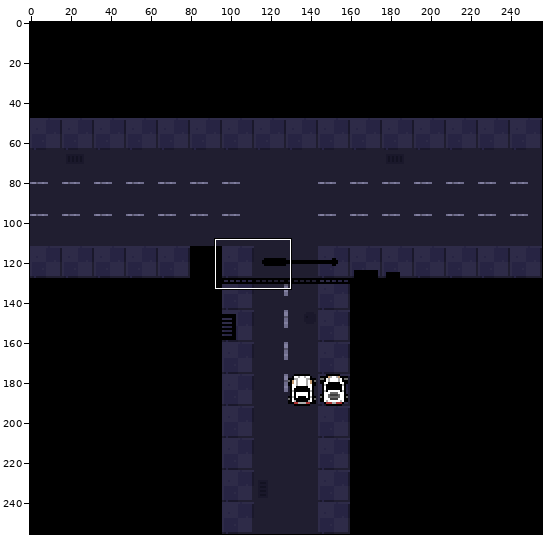
Pixel-art file, stored at art/sprite1.aseprite. The picture above shows the old version from afar; the outline marks the close-up.
Close-up. Before the commit:
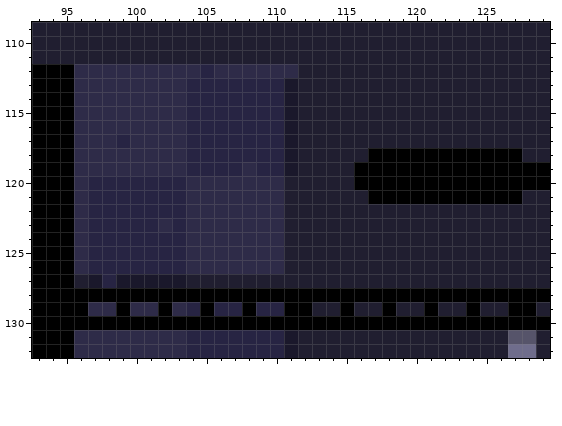
256x256 pixels, 1 frame. Colours within 5 levels of each other are drawn and written as one. Shown: x 93..129, y 109..132. The commit also changed other parts of the picture, which this record leaves out.
And afterwards:
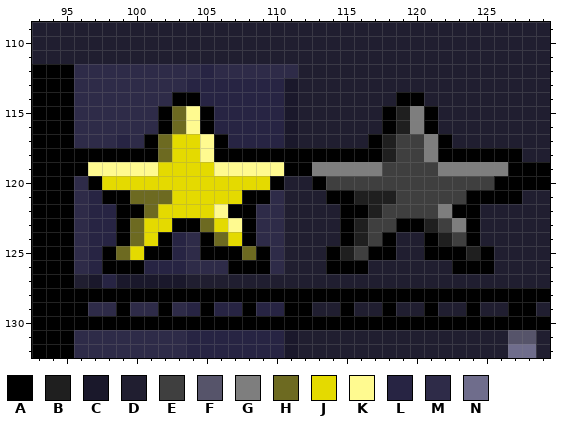
Palette (. is transparent): A #000000  B #1f1f1f  C #1a182b  D #201e30  E #3f3f3f  F #56546a  G #7e7e7e  H #6d6a21  J #e4da00  K #fffa90  L #272443  M #2e2b48  N #6f6d8c
The edit:
layer "icons" added
Layer "icons":
y 114: x 103..104 ML -> AA; x 119..120 DD -> AA
y 115..116: x 102..105 MMLL -> AHKA; x 118..121 DDDD -> ABGA
y 117: x 101..106 MMMLLL -> AHJJKA; x 117..122 DDDDDD -> ABEEGA
y 118: x 96..116 MMMMMMMMLLLLLLLCDDDDD -> AAAAAAHJJKAAAAAAAAAAA; x 118..121 AAAA -> BEEG
y 119: x 96..126 MMMMMMMMLLLLMLLCDDDDAAAAAAAAAAA -> AKKKKKJJJJKKKKKAAGGGGGEEEEGGGGG
y 120: x 97..110 LLLLLLLMMMMMMM -> AJJJJJJJJJJJJA; x 113..125 DDDAAAAAAAAAA -> AEEEEEEEEEEEE
y 121: x 98..109 LLLLLLMMMMMM -> AAHHHJJJJJAA; x 114..123 DDDAAAAAAA -> AABBBEEEEE
y 122: x 99..108 LLLLLMMMMM -> AAHJJJJKAA; x 115..124 DDDDDDDDDD -> AABEEEEGAA
y 123: x 99..108 LLLMLMMMMM -> AHJJAAHJKA; x 115..124 DDDDDDDDDD -> ABEEAABEGA
y 124: x 99..102 LLLL -> AHJA; x 105..108 MMMM -> AHJA; x 115..118 DDDD -> ABEA; x 121..124 DDDD -> ABEA
y 125: x 98..102 LLLLL -> AHJAA; x 105..109 MMMMM -> AAAHA; x 114..118 DDDDD -> ABEAA; x 121..125 DDDDD -> AAABA
y 126: x 98..100 LLL -> AAA; x 107..109 MMM -> AAA; x 114..116 DDD -> AAA; x 123..125 DDD -> AAA
